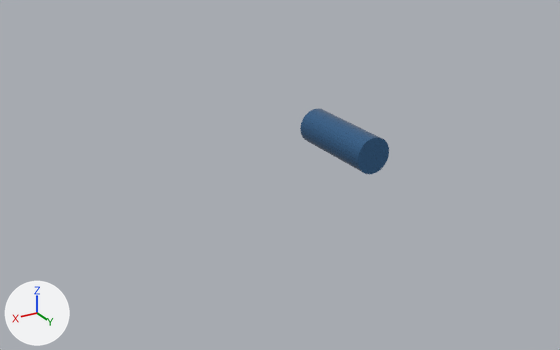
The glTF model apps/web-client/dist/assets/models/units/AL_VectorVTOL_LOD2.glb as it was, and as the next commit left it.
Rendered twice from a 50 mm lens placed at (16.2, 22.4, 12.0), pointed at (2.5, -0.4, 0.6). Every picture has the same lights, and +X, +Y and +Z are marked at lower left. The picture after the commit comes second. Objects named as collision shapes, trigger or cutter boxes, shadow casters or lower levels of detail are left out. Where no turn or scale is listed for an object, it has been applied to the vertices. Vertices at exactly the same position are counted once.

Before the edit, the objects in view are built like this:
```python
me_cylinder = bpy.data.meshes.new('Cylinder')
me_cylinder.from_pydata(...)  # a 32-sided cylinder along y spanning x -0.7..0.7, y -1.9..1.9, z -0.7..0.7
me_cylinder.materials.append(mat_mat_alliancearmor)  # blue #5081b3
ob_cylinder = bpy.data.objects.new('Cylinder', me_cylinder)
ob_cylinder.location = (0.0, 0.0, 1.6)
```
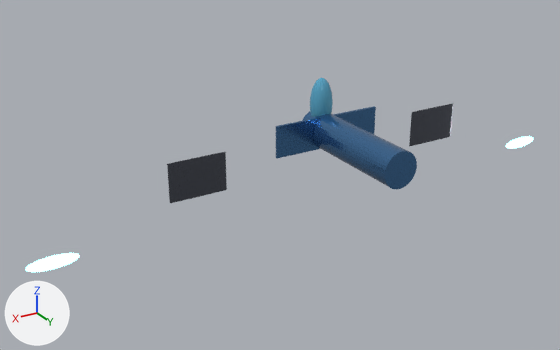
The newer file is also rescaled (x0.786), turned or shifted as a whole; pictures and numbers use the older file's frame.

Where the change shows, as pixel boxes [x1, y1, x2, y2] in the pictures (560 x 350 px):
'Cylinder', moved, rescaled (29% wider, 20% taller): before [300, 109, 389, 174]; after [302, 111, 417, 189]
'Cylinder.003', added: after [167, 152, 227, 203]
'Cube', added (blue): after [276, 106, 376, 159]
'Cylinder.001', added: after [409, 103, 453, 146]
'Sphere', added (cyan): after [310, 78, 333, 117]
'Cylinder.004', added: after [25, 253, 80, 272]
'Cylinder.002', added: after [506, 136, 533, 149]

The change, as a diff of the scene's bpy script:
```diff
--- a/apps/web-client/dist/assets/models/units/AL_VectorVTOL_LOD2.glb.py
+++ b/apps/web-client/dist/assets/models/units/AL_VectorVTOL_LOD2.glb.py
@@ mat_mat_glass @@
+mat_mat_glass = principled_material('Mat_Glass')
+mat_mat_glass.base_color = (0.1, 0.4, 0.6)  # cyan #59aacb
+mat_mat_glass.metallic = 0.1
+mat_mat_glass.roughness = 0.1
@@ mat_mat_allianceblue @@
+mat_mat_allianceblue = principled_material('Mat_AllianceBlue')
+mat_mat_allianceblue.base_color = (0.05, 0.65, 1.0)  # cyan #3fd3ff
+mat_mat_allianceblue.metallic = 0.4
+mat_mat_allianceblue.roughness = 0.15
+mat_mat_allianceblue.emission_color = (0.1, 0.75, 1.0)  # cyan #59e1ff
+mat_mat_allianceblue.emission_strength = 10.0
@@ mat_mat_darksteel @@
+mat_mat_darksteel = principled_material('Mat_DarkSteel')
+mat_mat_darksteel.base_color = (0.12, 0.13, 0.16)  # grey #61656f
+mat_mat_darksteel.metallic = 0.9
+mat_mat_darksteel.roughness = 0.25
@@ me_cylinder @@
 # used by ob_cylinder; location = (0.0, 0.0, 1.6)
-me_cylinder.from_pydata(...)  # 64 vertices, 124 faces; spans x -0.7..0.7, y -1.9..1.9, z -0.7..0.7
+me_cylinder.from_pydata(...)  # 64 vertices, 124 faces; spans x -0.7..0.7, y -1.9..3.45, z -0.7..0.7
+# me_cylinder part 1: the whole mesh is scaled about its middle by (1, 1.41, 1), then moved by (0.0, 0.77, 0.0)
 me_cylinder.materials.append(mat_mat_alliancearmor)
@@ me_sphere @@
+me_sphere.from_pydata(...)  # a UV sphere (32 segments, 16 rings, poles along y) spanning x -0.46..0.46, y -0.4..0.4, z -1.03..1.03
+me_sphere.materials.append(mat_mat_glass)  # cyan #59aacb
@@ me_cylinder_004 @@
+me_cylinder_004.from_pydata(...)  # 64 vertices, 124 faces; spans x -0.92..0.92, y -0.01..0.01, z -0.25..0.25
+me_cylinder_004.materials.append(mat_mat_allianceblue)  # cyan #3fd3ff, glowing cyan #59e1ff
@@ me_cylinder_003 @@
+me_cylinder_003.from_pydata(...)  # 64 vertices, 124 faces; spans x -1.15..1.15, y -0.03..0.03, z -0.76..0.76
+me_cylinder_003.materials.append(mat_mat_darksteel)  # grey #61656f
@@ me_cube_001 @@
+me_cube_001.from_pydata(...)  # a box spanning x -2.29..2.29, y -0.05..0.05, z -0.64..0.64
+me_cube_001.materials.append(mat_mat_alliancearmor)  # blue #5081b3
@@ ob_sphere @@
+ob_sphere = bpy.data.objects.new('Sphere', me_sphere)
+ob_sphere.location = (0.0, -1.52, 2.62)
@@ ob_cylinder_004 @@
+ob_cylinder_004 = bpy.data.objects.new('Cylinder.004', me_cylinder_004)
+ob_cylinder_004.location = (11.0, -1.1, -1.01)
@@ ob_cylinder_003 @@
+ob_cylinder_003 = bpy.data.objects.new('Cylinder.003', me_cylinder_003)
+ob_cylinder_003.location = (5.5, -1.22, 0.84)
@@ ob_cylinder_002 @@
+ob_cylinder_002 = bpy.data.objects.new('Cylinder.002', me_cylinder_004.copy())
+ob_cylinder_002.location = (-11.0, -1.1, -1.01)
@@ ob_cylinder_001 @@
+ob_cylinder_001 = bpy.data.objects.new('Cylinder.001', me_cylinder_003.copy())
+ob_cylinder_001.location = (-5.5, -1.22, 0.84)
@@ ob_cube @@
+ob_cube = bpy.data.objects.new('Cube', me_cube_001)
+ob_cube.location = (0.0, -1.07, 1.6)
```
